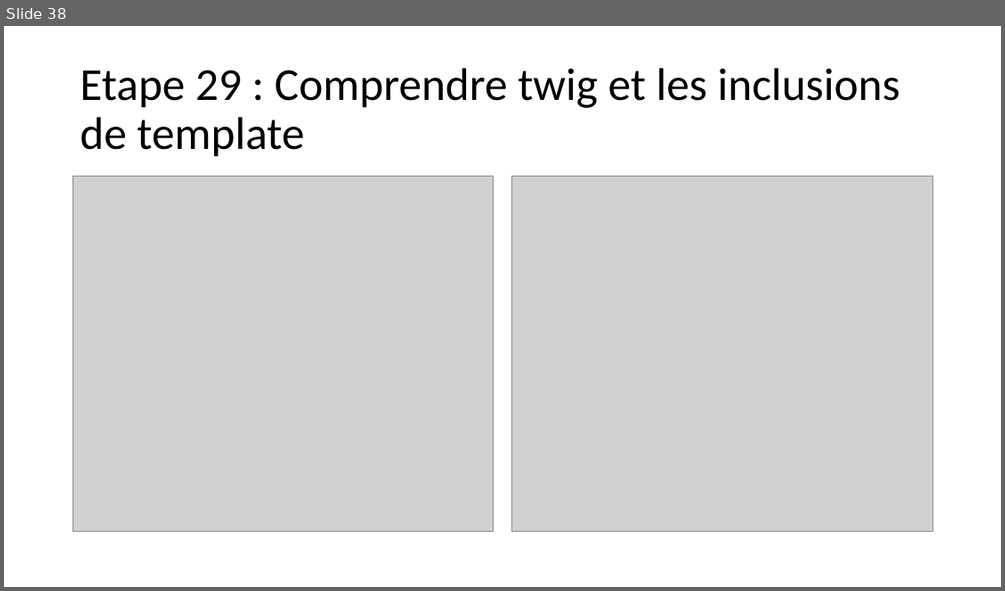
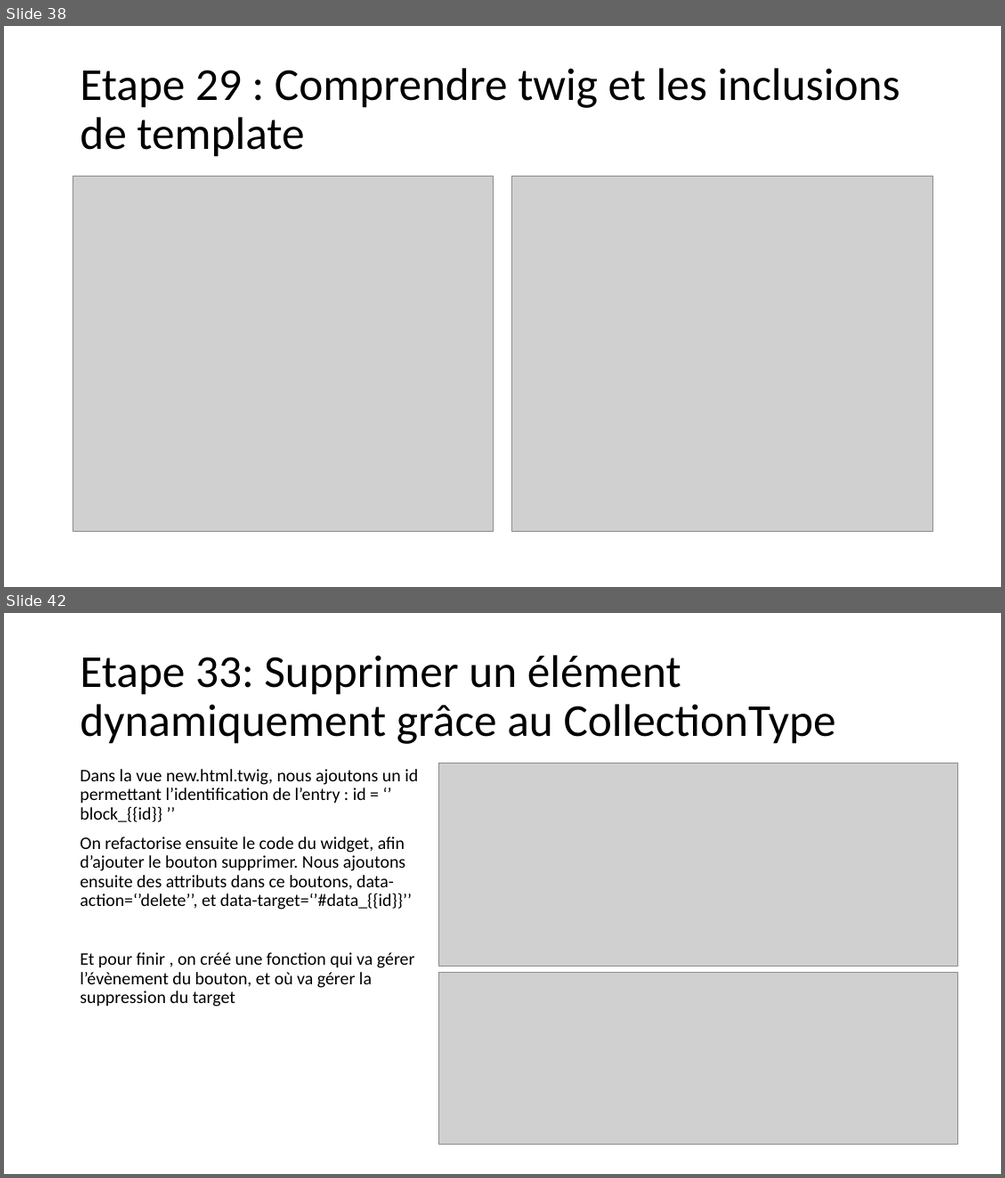
Before and after one commit to SAMTHP/TP_AFPAA, a slide deck: Apprendre symfony.pptx. Shown one above the other, each under a label of ours: slide 38 before the commit, slides 38 and 42 after it; the slides between them are not shown. The pictures are 1005x591 and 1005x1178 pixels, drawn with LibreOffice and Linux fonts; fonts in the diff are those of the drawing; grey boxes stand for pictures. Boxes give left, top, right and bottom in pixels: in the first picture for what was removed or moved away, otherwise in the second. Text is boxed around its words. In the diff, an @@ line names an element or a change of style, - is before the commit and + after.

```diff
--- a/Apprendre symfony.pptx
+++ b/Apprendre symfony.pptx
@@ slide 42 added at [4, 613, 1001, 1174], background #FFFFFF @@
@@ title added at [80, 655, 836, 744], 44 pt, text #000000 @@
+Etape 33: Supprimer un élément dynamiquement grâce au CollectionType
@@ text added at [80, 769, 418, 1006], 17 pt, text #000000 @@
+Dans la vue new.html.twig, nous ajoutons un id permettant l’identification de l’entry : id = ‘’ block_{{id}} ’’
+On refactorise ensuite le code du widget, afin d’ajouter le bouton supprimer. Nous ajoutons ensuite des attributs dans ce boutons, data-action=‘’delete’’, et data-target=‘’#data_{{id}}’’
+Et pour finir , on créé une fonction qui va gérer l’évènement du bouton, et où va gérer la suppression du target
@@ picture added at [438, 763, 958, 966] @@
@@ picture added at [438, 972, 958, 1144] @@
```
Also in this commit, not shown: 4 other slides added, 1 other file.
